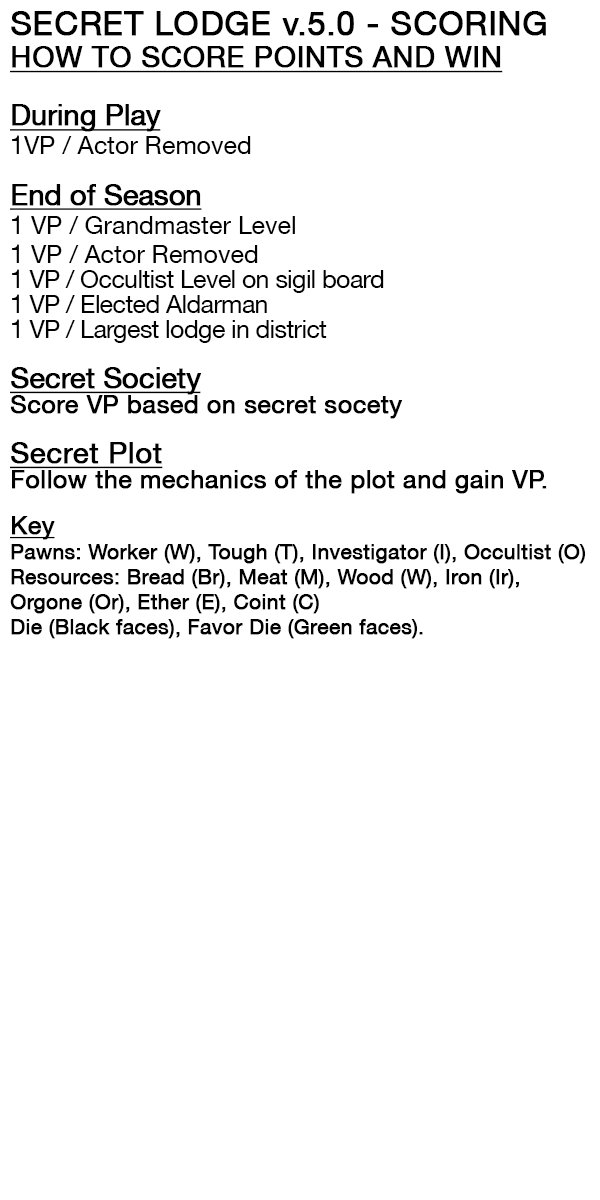
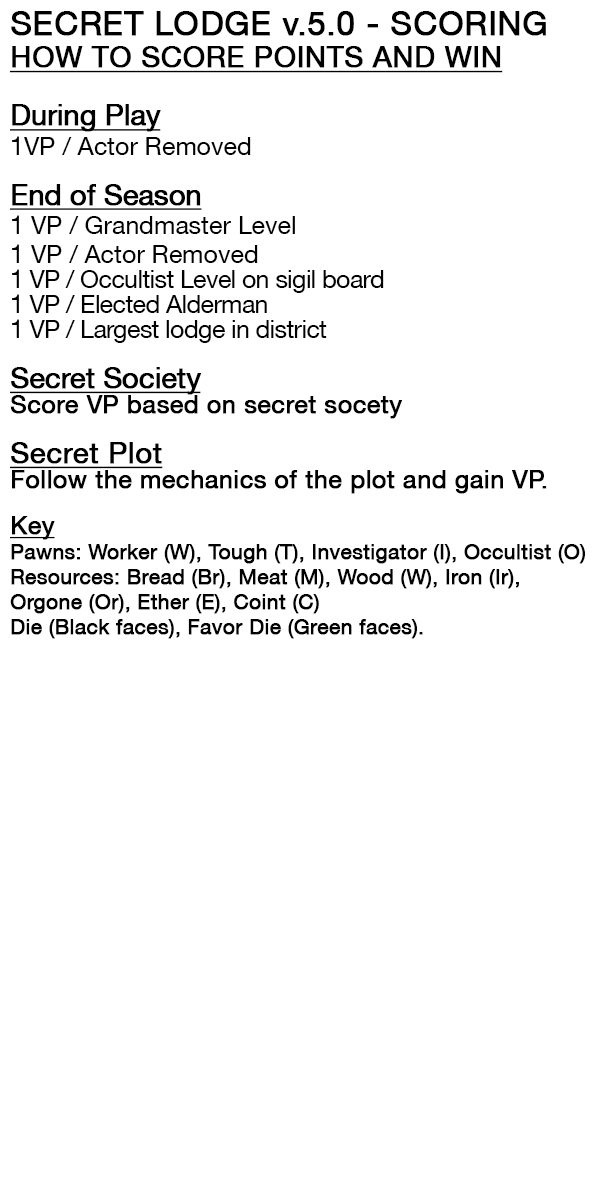
Before/after of a 600 × 1200 layered artwork. What changed in the layer stack:
painted on "HOW TO SCORE POINTS AND WIN During Play 1VP / Actor Removed" over <box>12,135,251,313</box>
